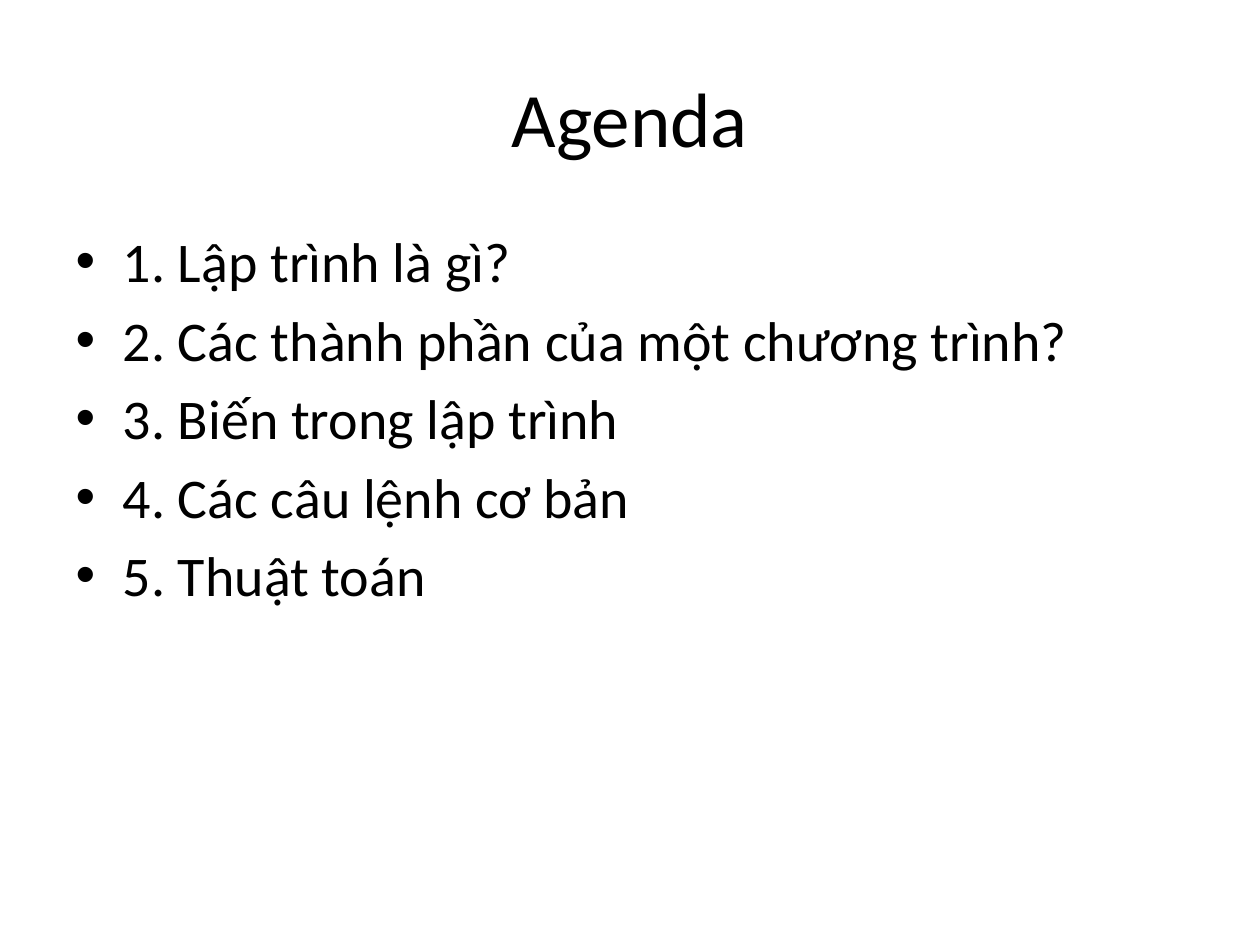
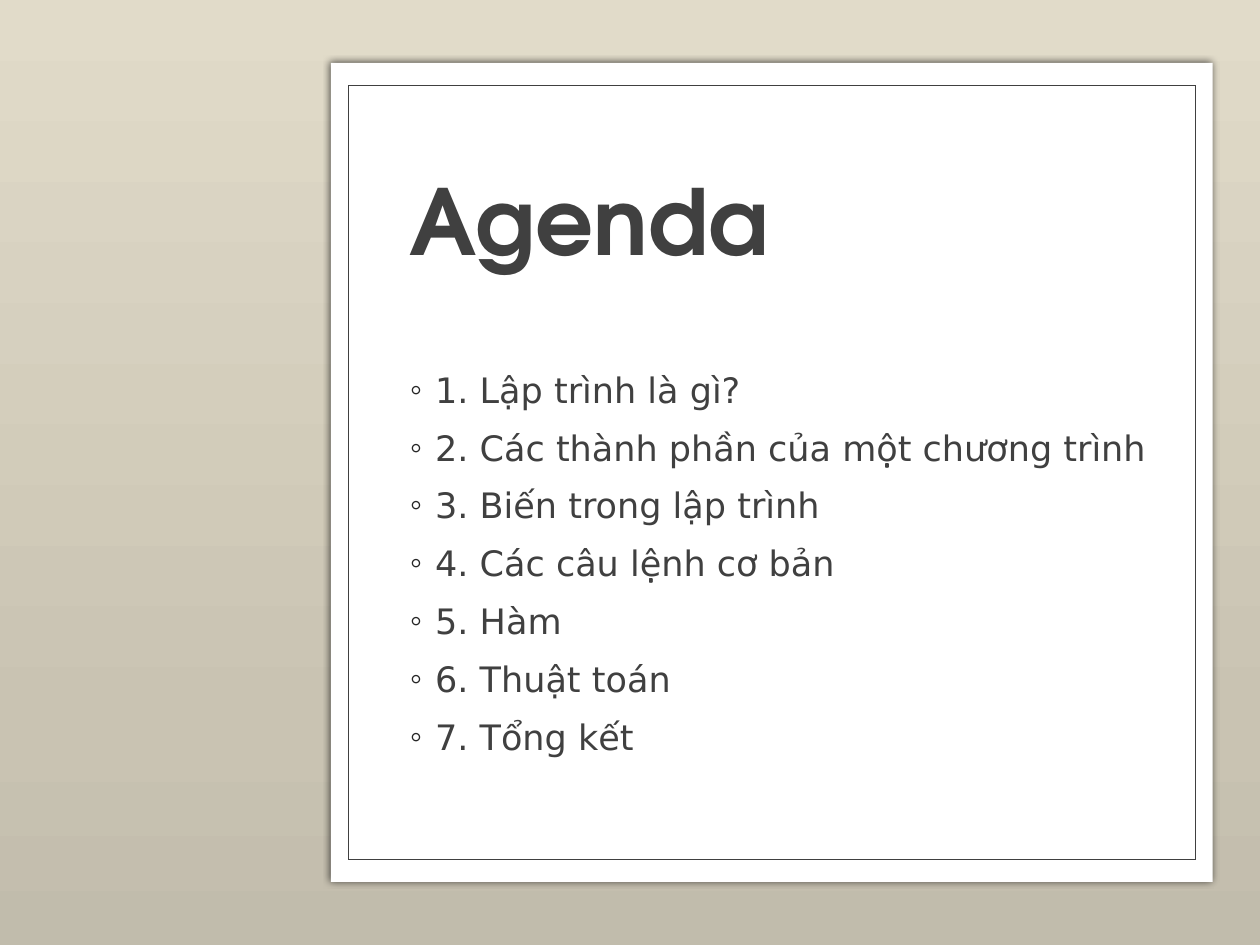
Before and after one commit to realhvinh/mindx, a slide deck: slide 2 of Bai_giang_lap_trinh_day_thu_hoan_chinh.pptx. Drawn at 1260x945 pixels with LibreOffice and Linux fonts; fonts in the diff are those of the drawing; background and template pictures are left out. Boxes give left, top, right and bottom in pixels: in the first picture for what was removed or moved away, otherwise in the second. Text is boxed around its words. In the diff, an @@ line names an element or a change of style, - is before the commit and + after.

```diff
--- a/Bai_giang_lap_trinh_day_thu_hoan_chinh.pptx
+++ b/Bai_giang_lap_trinh_day_thu_hoan_chinh.pptx
@@ rectangle added at (0, 0, 1260, 945), fill gradient #E2DCCA to #CAC4B2 to #C2BCAC @@
@@ rectangle added at (24, 24, 1236, 921), fill #E3DED1 @@
@@ rectangle added at (331, 63, 1213, 882), fill #FFFFFF @@
@@ rectangle added at (349, 86, 1196, 859), outline #404040 0.5 pt @@
@@ title "Agenda": place and size @@
-title "Agenda" at (512, 93, 748, 161)
+title "Agenda" at (410, 187, 768, 275)
@@ title "Agenda" at (410, 187, 768, 275): size 44 to 52 pt, font Calibri to TeX Gyre Adventor, text colour #000000 to #404040, bold on; alignment centre to left; line spacing 1 to 0.9 @@
@@ text "1. Lập trình là gì?": place and size @@
-text "1. Lập trình là gì?" at (123, 243, 1067, 606)
+text "1. Lập trình là gì?" at (435, 375, 1145, 758)
@@ text at (435, 375, 835, 583): size 32 to 20 pt, font Calibri to DejaVu Sans, text colour #000000 to #404040 in "1. Lập trình là gì?", "3. Biến trong lập trình", "4. Các câu lệnh cơ bản"; bullet • to ◦; more space between paragraphs @@
@@ text at (435, 433, 1145, 469): text changed; size 32 to 20 pt; font Calibri to DejaVu Sans; text colour #000000 to #404040 @@
-• 2. Các thành phần của một chương trình?
+◦ 2. Các thành phần của một chương trình
@@ text at (435, 606, 671, 758): text changed; size 32 to 20 pt; font Calibri to DejaVu Sans; text colour #000000 to #404040 @@
-• 5. Thuật toán
+◦ 5. Hàm
+◦ 6. Thuật toán
+◦ 7. Tổng kết
```
Also in this commit, not shown: 6 other slides changed, 13 slides added.
